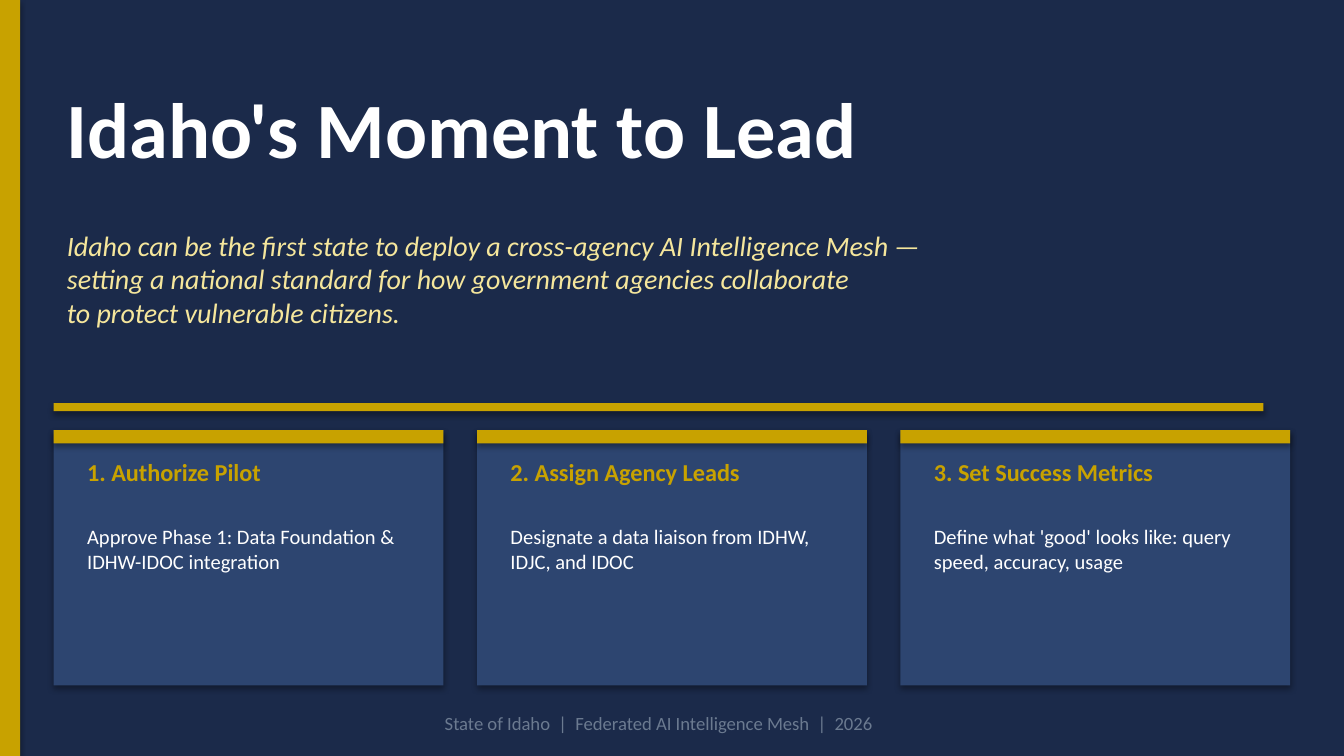
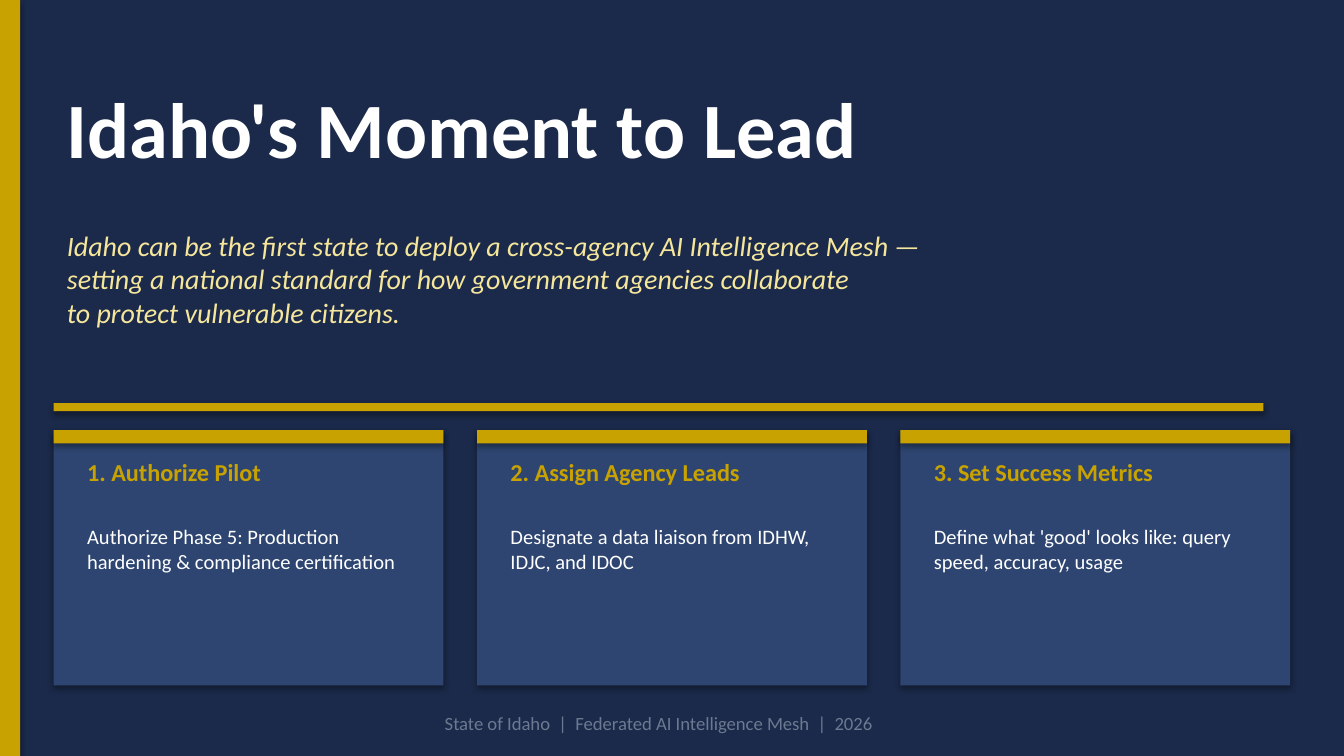
Before and after one commit to mtmowery/SCO-Federated-Swarm, a slide deck: slide 10 of docs/Idaho_AI_Executive_Pitch.pptx. Drawn at 1344x756 pixels with LibreOffice and Linux fonts; fonts in the diff are those of the drawing. Boxes give left, top, right and bottom in pixels: in the first picture for what was removed or moved away, otherwise in the second. Text is boxed around its words. In the diff, an @@ line names an element or a change of style, - is before the commit and + after.

```diff
--- a/docs/Idaho_AI_Executive_Pitch.pptx
+++ b/docs/Idaho_AI_Executive_Pitch.pptx
@@ text at bbox=[87, 529, 395, 573]: text changed @@
-Approve Phase 1: Data Foundation & IDHW-IDOC integration
+Authorize Phase 5: Production hardening & compliance certification
```
Also in this commit, not shown: 2 other slides changed, 35 other files.
